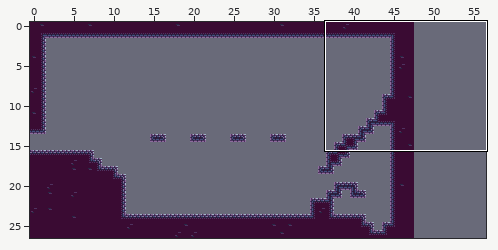
One commit to this LDtk project: docs/map/instruction.ldtk. Above, an overview of the earlier version with the close-up marked.
Close-up. First the earlier version:
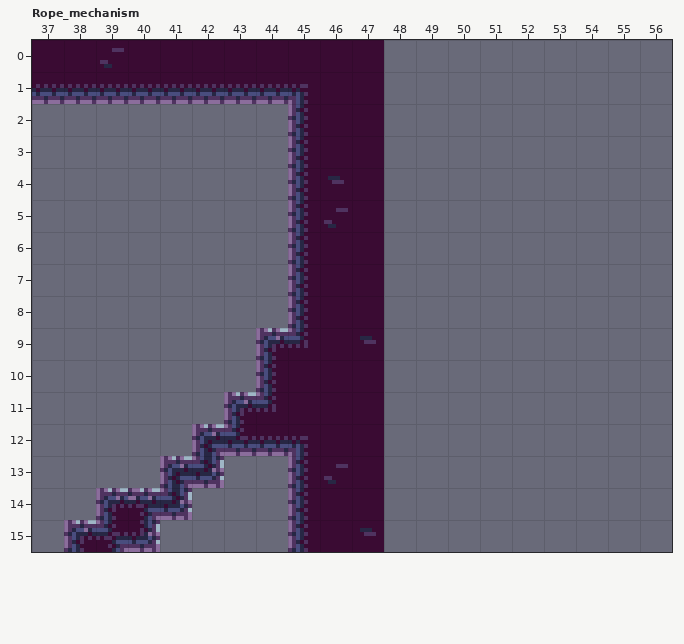
Cells are 8x8 px. Shown: Rope_mechanism x 37..56, y 0..15. The commit also changed other parts of the map, which this record leaves out. The old version is drawn lined up with the new one.
And afterwards:
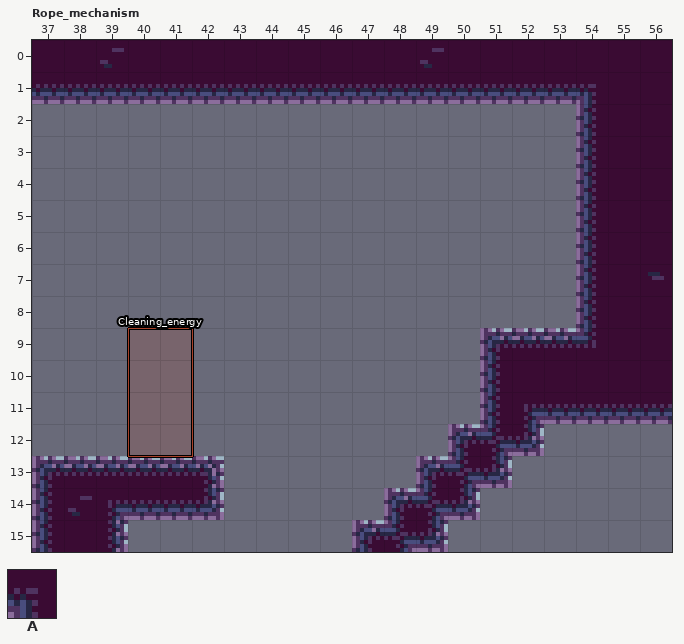
Key: from "Collisions": A 1 "ground".
_ is an empty cell.
Objects are placed by their top-left corner, in cells (3,4 is the top-left corner of cell 3,4); size is 1x1 cell unless given.
Difference:
map size 48x27 -> 57x27 cells
Layer "Collisions":
y 0..1: x 48..56 _________ -> AAAAAAAAA
y 2..8: x 45..47 AAA -> ___; x 54..56 ___ -> AAA
y 9..10: x 44..47 AAAA -> ____; x 51..56 ______ -> AAAAAA
y 11: x 43..47 AAAAA -> _____; x 51..56 ______ -> AAAAAA
y 12: x 42..47 AAAAAA -> ______; x 50..52 ___ -> AAA
y 13: x 37..40 ____ -> AAAA; x 45..47 AAA -> ___; x 49..51 ___ -> AAA
y 14: x 37..38 __ -> AA; x 42 _ -> A; x 45..50 AAA___ -> ___AAA
y 15: x 37 _ -> A; x 40 A -> _; x 45..46 AA -> __; x 48..49 __ -> AA
Layer "Entities":
added: "Cleaning_energy" rectangle at 40,9 size 2x4
